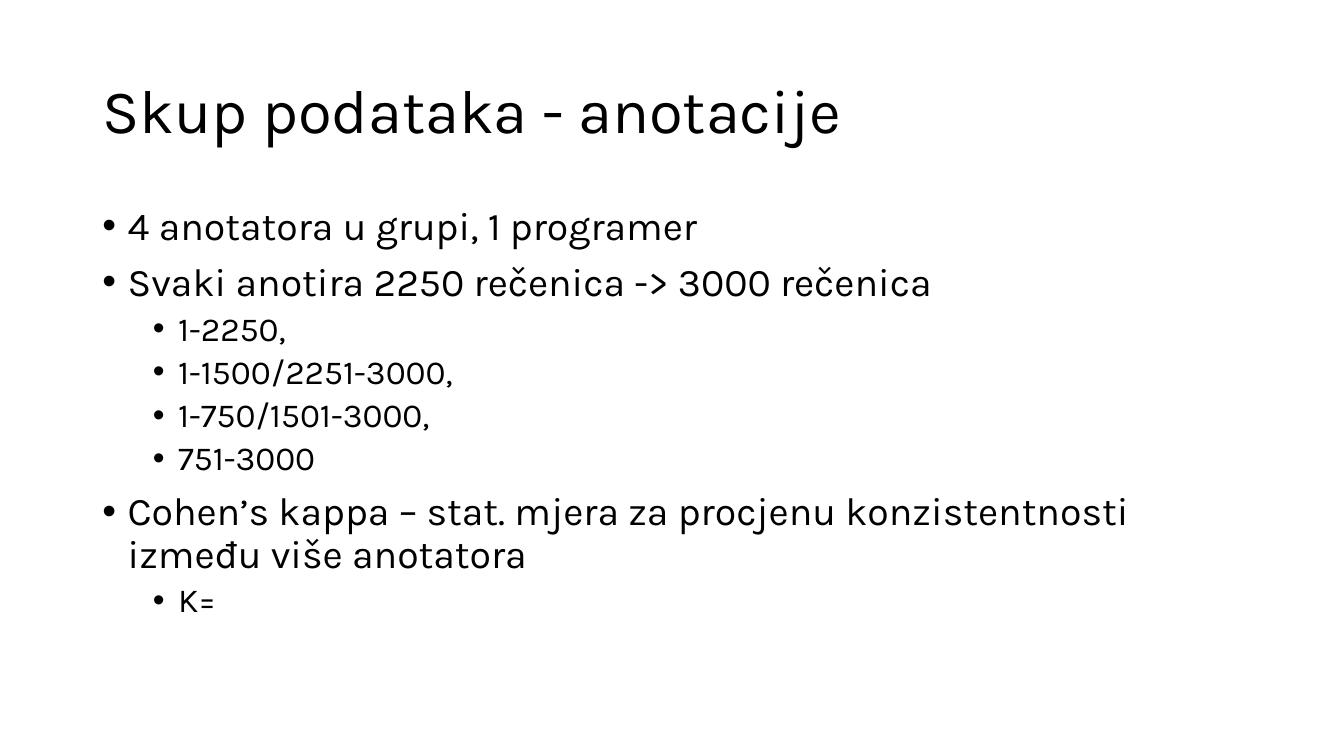
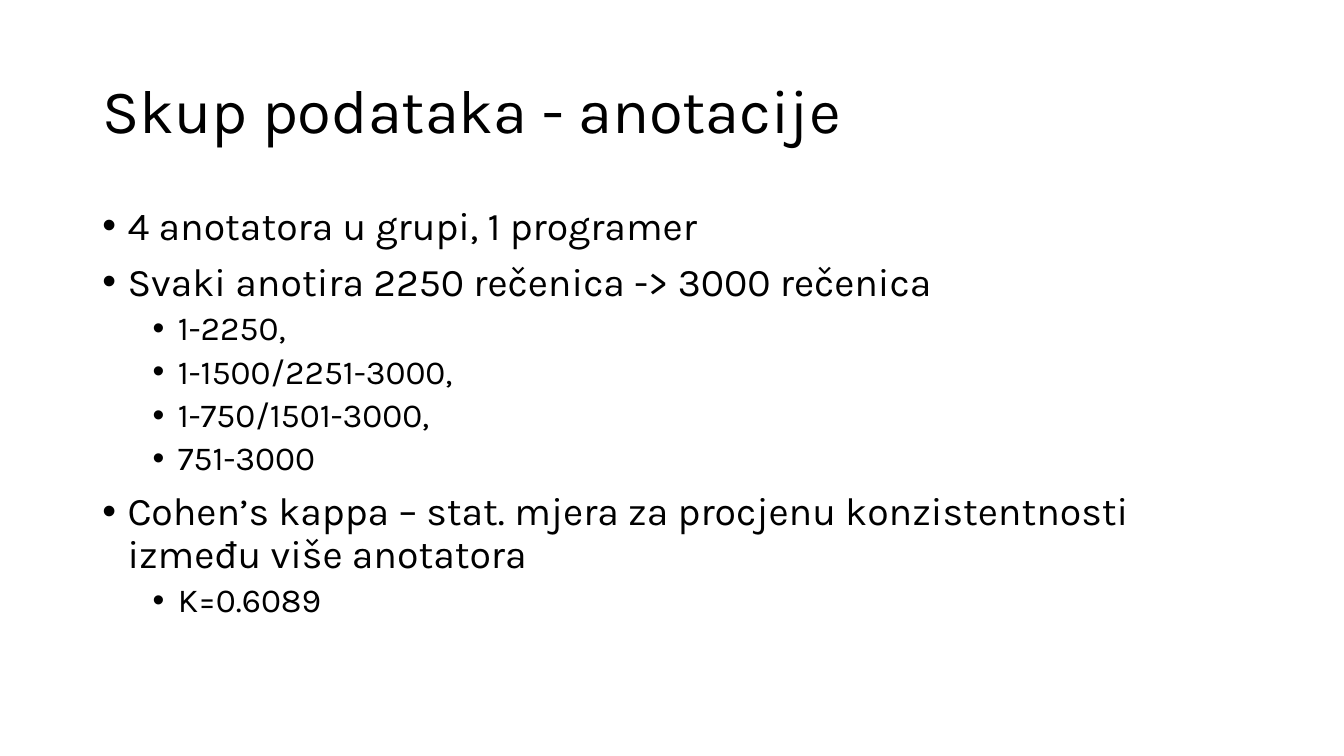
Before and after one commit to Sentimentalci/opjprojekt, a slide deck: slide 5 of SENTIMENTalci.pptx. Drawn at 1344x756 pixels with LibreOffice and Linux fonts; fonts in the diff are those of the drawing. Boxes give left, top, right and bottom in pixels: in the first picture for what was removed or moved away, otherwise in the second. Text is boxed around its words. In the diff, an @@ line names an element or a change of style, - is before the commit and + after.

Commit message:
dodan podatak Kappa u prezentaciju

```diff
--- a/SENTIMENTalci.pptx
+++ b/SENTIMENTalci.pptx
@@ text at (178,590,321,613): text changed @@
-  • K=
+  • K=0.6089
```
Also in this commit, not shown: 2 other slides changed, 1 other file.
